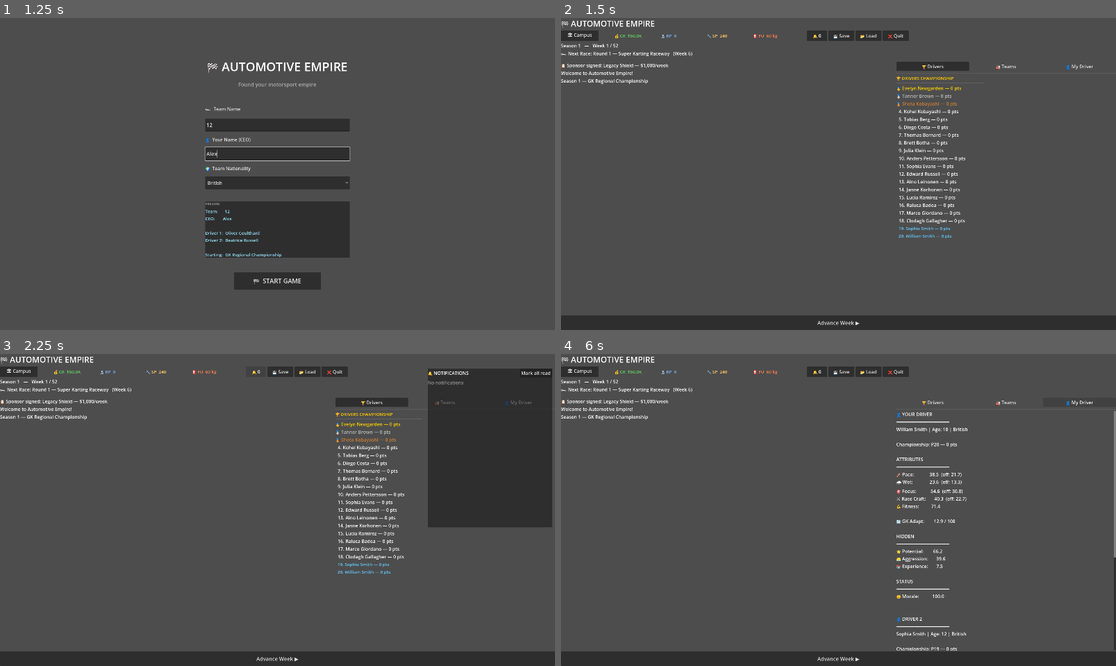
Above: before the commit, frames 1-4 (two rows, left to right).
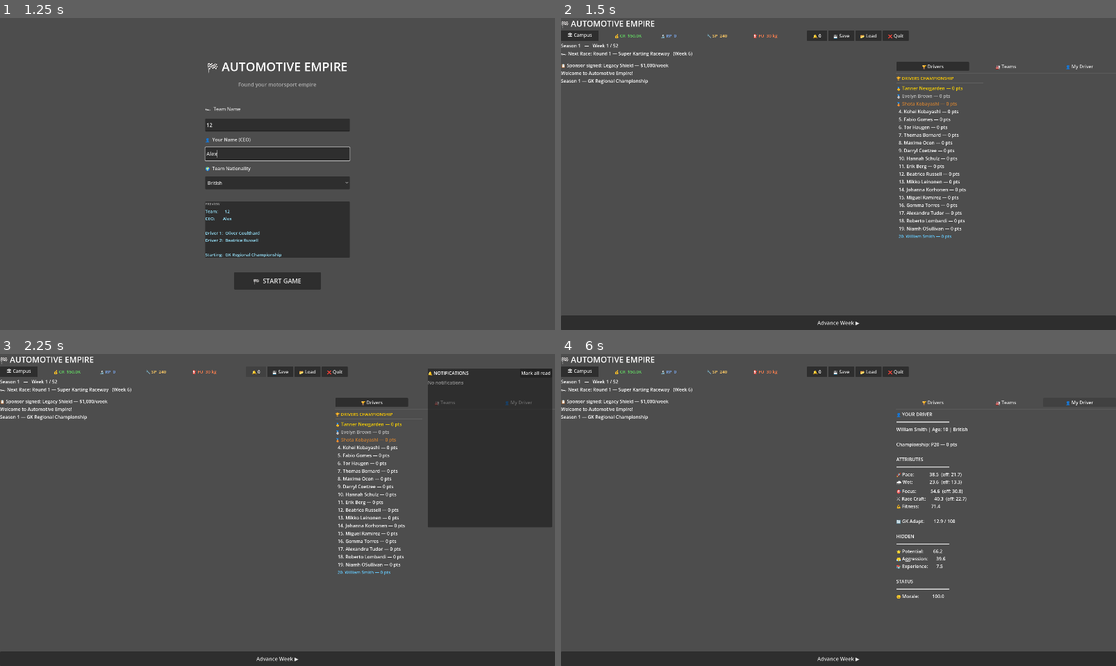
Above: after the commit, the same moments.

Repository: andreasmrg-droid/Automotive-Empire
Game: Godot game, scene res://scenes/NewGame.tscn
The game is run twice, just before and just after one commit, with the same random seed, the same clock (stepped at 60 frames per second) and the same inputs.
Inputs (mouse positions are in pixels of both pictures, inside the frame that each line leads up to):
- Up to frame 1 (1.25 s): click (277, 124) at 0.52 s; type "12" at 0.6 s; click (277, 155) at 0.75 s; type "Alex" at 0.83 s
- Up to frame 2 (1.5 s): click "🏁 START GAME" at 1.25 s
- Up to frame 3 (2.25 s): click "🔔 0" at 2 s
- Up to frame 4 (6 s): click "🏛 Campus" at 2.75 s; click "← Back to Hub" at 3.5 s; click "🏆 Drivers" at 4.25 s; click "🏭 Teams" at 5 s; click "👤 My Driver" at 5.75 s

Frame 1 is identical in both runs. In frame 2, 1.0% of the frame differs, in the area x 37-73%, y 5-71%; in frame 3, 1.0%; in frame 4, 0.5%.

Commit message:
1-car start + notification read/unread + race time format

Diff:
--- a/autoloads/GameState.gd
+++ b/autoloads/GameState.gd
@@ -37,7 +37,7 @@
 # Resources
 var research_points: float = 0.0
 var spare_parts: int = 240        # units, starts with 2 races worth
-var fuel_kg: float = 60.0         # kg, starts with 2 races worth
+var fuel_kg: float = 30.0         # kg, starts with 2 races worth
 
 # Notifications
 var notifications: Array = []
@@ -640,15 +640,10 @@
 
 func _generate_drivers() -> void:
 	var d1_name = NameGenerator.get_full_name(player_team_nationality, "Male")
-	var d2_name = NameGenerator.get_full_name(player_team_nationality, "Female")
 	var d1 = _create_driver("D-P001", d1_name["first"], d1_name["last"], player_team_nationality, 10, "Male", "T-PLAYER")
-	var d2 = _create_driver("D-P002", d2_name["first"], d2_name["last"], player_team_nationality, 12, "Female", "T-PLAYER")
 	all_drivers[d1.id] = d1
-	all_drivers[d2.id] = d2
 	player_team.drivers.append(d1.id)
-	player_team.drivers.append(d2.id)
 	active_championship.standings[d1.id] = 0
-	active_championship.standings[d2.id] = 0
 
 func _create_driver(id: String, first: String, last: String, nationality: String, age: int, sex: String, team_id: String) -> Driver:
 	var d = Driver.new()
@@ -707,7 +702,8 @@
 		all_teams.append(team)
 		active_championship.team_standings[team.id] = 0
 
-		for j in range(2):
+		var driver_count = 3 if i == 0 else 2
+		for j in range(driver_count):
 			var driver_id = "D-AI-%02d-%d" % [i, j]
 			var nat = NameGenerator.get_nationality_for_team(ai_data[i]["nationality"])
 			var sex = "Male" if randf() > 0.3 else "Female"
--- a/scenes/MainHub.gd
+++ b/scenes/MainHub.gd
@@ -279,9 +279,9 @@
 	notif_visible = !notif_visible
 	notif_panel.visible = notif_visible
 	if notif_visible:
-		GameState.mark_all_notifications_read()
 		_refresh_notifications()
 		_update_display()
+		GameState.mark_all_notifications_read()
 
 func _on_clear_notifs_pressed() -> void:
 	GameState.mark_all_notifications_read()
@@ -329,23 +329,30 @@
 		vbox.add_child(header_row)
 
 		var priority_icon = "🔴" if n["priority"] == "Critical" else ("🟠" if n["priority"] == "High" else "🔵")
-		var unread_dot = " ●" if not n["read"] else "  "
 		var header = Label.new()
-		header.text = "%s%s  S%d W%d" % [priority_icon, unread_dot, n["season"], n["week"]]
+		header.text = "%s  S%d W%d" % [priority_icon, n["season"], n["week"]]
 		header.add_theme_font_size_override("font_size", 11)
 		header.add_theme_color_override("font_color",
 			Color(1.0, 1.0, 1.0) if not n["read"] else Color(0.5, 0.5, 0.5))
 		header.size_flags_horizontal = Control.SIZE_EXPAND_FILL
 		header_row.add_child(header)
 
+		if not n["read"]:
+			var new_badge = Label.new()
+			new_badge.text = " ● NEW"
+			new_badge.add_theme_font_size_override("font_size", 11)
+			new_badge.add_theme_color_override("font_color", Color(1.0, 1.0, 0.3))
+			header_row.add_child(new_badge)
+
 		var msg = Label.new()
-		msg.text = n["message"]
 		msg.autowrap_mode = TextServer.AUTOWRAP_WORD_SMART
 		msg.custom_minimum_size = Vector2(380, 0)
 		var color = (
 			Color(1.0, 0.4, 0.4) if n["priority"] == "Critical" else
 			(Color(1.0, 0.7, 0.3) if n["priority"] == "High" else Color(0.6, 0.8, 1.0))
 		)
+
+		msg.text = n["message"]
 		if n["read"]:
 			color = color.darkened(0.4)
 		msg.add_theme_color_override("font_color", color)
--- a/scenes/RaceResults.gd
+++ b/scenes/RaceResults.gd
@@ -62,28 +62,27 @@
 	for child in results_box.get_children():
 		child.queue_free()
 
-	# Column header
-	var header = Label.new()
-	header.text = "%-4s  %-25s  %-20s  %-12s  %-8s  %s" % [
-		"POS", "DRIVER", "TEAM", "TIME", "GAP", "PTS"
-	]
-	header.add_theme_font_size_override("font_size", 14)
-	header.add_theme_color_override("font_color", Color(0.8, 0.8, 0.8))
-	header.custom_minimum_size = Vector2(800, 0)
-	results_box.add_child(header)
+	# Column headers using HBoxContainer
+	var header_row = HBoxContainer.new()
+	header_row.custom_minimum_size = Vector2(900, 0)
+	results_box.add_child(header_row)
 
-	# Separator line
+	for col in [["POS", 80], ["DRIVER", 200], ["TEAM", 180], ["TIME", 120], ["GAP", 120], ["PTS", 60]]:
+		var lbl = Label.new()
+		lbl.text = col[0]
+		lbl.custom_minimum_size = Vector2(col[1], 0)
+		lbl.add_theme_font_size_override("font_size", 13)
+		lbl.add_theme_color_override("font_color", Color(0.7, 0.7, 0.7))
+		header_row.add_child(lbl)
+
 	var sep = HSeparator.new()
 	results_box.add_child(sep)
 
-	# Results rows
 	var leader_time = 0.0
 	if GameState.last_race_results.size() > 0:
 		leader_time = GameState.last_race_results[0]["total_time"]
 
-	var player_driver_id = ""
-	if GameState.player_team.drivers.size() > 0:
-		player_driver_id = GameState.player_team.drivers[0]
+	var player_ids = GameState.player_team.drivers
 
 	for i in range(GameState.last_race_results.size()):
 		var entry = GameState.last_race_results[i]
@@ -92,21 +91,18 @@
 		var total_time = entry["total_time"]
 		var points = entry["points"]
 
-		# Gap to leader
 		var gap_text = ""
 		if standing_position == 1:
-			gap_text = "%.2fs" % total_time
+			gap_text = "LEADER"
 		else:
-			gap_text = "+%.2fs" % (total_time - leader_time)
+			gap_text = "+%.3fs" % (total_time - leader_time)
 
-		# Find team name
 		var team_name = "Unknown"
 		for team in GameState.all_teams:
 			if driver.id in team.drivers:
 				team_name = team.team_name
 				break
 
-		# Position medal/number
 		var pos_text = ""
 		if standing_position == 1:
 			pos_text = "🥇"
@@ -115,35 +111,52 @@
 		elif standing_position == 3:
 			pos_text = "🥉"
 		else:
-			pos_text = "P%-2d" % standing_position
+			pos_text = "P%d" % standing_position
 
-		var row = Label.new()
-		row.text = "%-4s  %-25s  %-20s  %-12s  %-8s  %s pts" % [
-			pos_text,
-			driver.full_name(),
-			team_name,
-			"%.2fs" % total_time,
-			gap_text,
-			str(points)
-		]
-		row.custom_minimum_size = Vector2(800, 0)
-		row.add_theme_font_size_override("font_size", 13)
+		var is_player = driver.id in player_ids
 
-		# Color coding
-		var is_player = driver.id == player_driver_id
+		var row = HBoxContainer.new()
+		row.custom_minimum_size = Vector2(900, 0)
+
+		var color = Color.WHITE
 		if is_player:
-			row.add_theme_color_override("font_color", Color(0.4, 0.8, 1.0))
+			color = Color(0.4, 0.8, 1.0)
 		elif standing_position == 1:
-			row.add_theme_color_override("font_color", Color(1.0, 0.84, 0.0))
+			color = Color(1.0, 0.84, 0.0)
 		elif standing_position == 2:
-			row.add_theme_color_override("font_color", Color(0.75, 0.75, 0.75))
+			color = Color(0.75, 0.75, 0.75)
 		elif standing_position == 3:
-			row.add_theme_color_override("font_color", Color(0.8, 0.5, 0.2))
+			color = Color(0.8, 0.5, 0.2)
+
+		for col in [
+			[pos_text, 80],
+			[driver.full_name(), 200],
+			[team_name, 180],
+			[_format_race_time(total_time), 120],
+			[gap_text, 120],
+			["%d pts" % points, 60]
+		]:
+			var lbl = Label.new()
+			lbl.text = col[0]
+			lbl.custom_minimum_size = Vector2(col[1], 0)
+			lbl.add_theme_font_size_override("font_size", 13)
+			lbl.add_theme_color_override("font_color", color)
+			row.add_child(lbl)
 
 		results_box.add_child(row)
 
 func _on_continue_pressed() -> void:
 	get_tree().change_scene_to_file("res://scenes/MainHub.tscn")
+
+func _format_race_time(seconds: float) -> String:
+	var h = int(seconds / 3600)
+	var m = int(fmod(seconds, 3600) / 60)
+	var s = int(fmod(seconds, 60))
+	var ms = int(fmod(seconds, 1) * 1000)
+	if h > 0:
+		return "%d:%02d:%02d.%03d" % [h, m, s, ms]
+	else:
+		return "%d:%02d.%03d" % [m, s, ms]
 
 func _input(event: InputEvent) -> void:
 	if event is InputEventKey and event.pressed:
